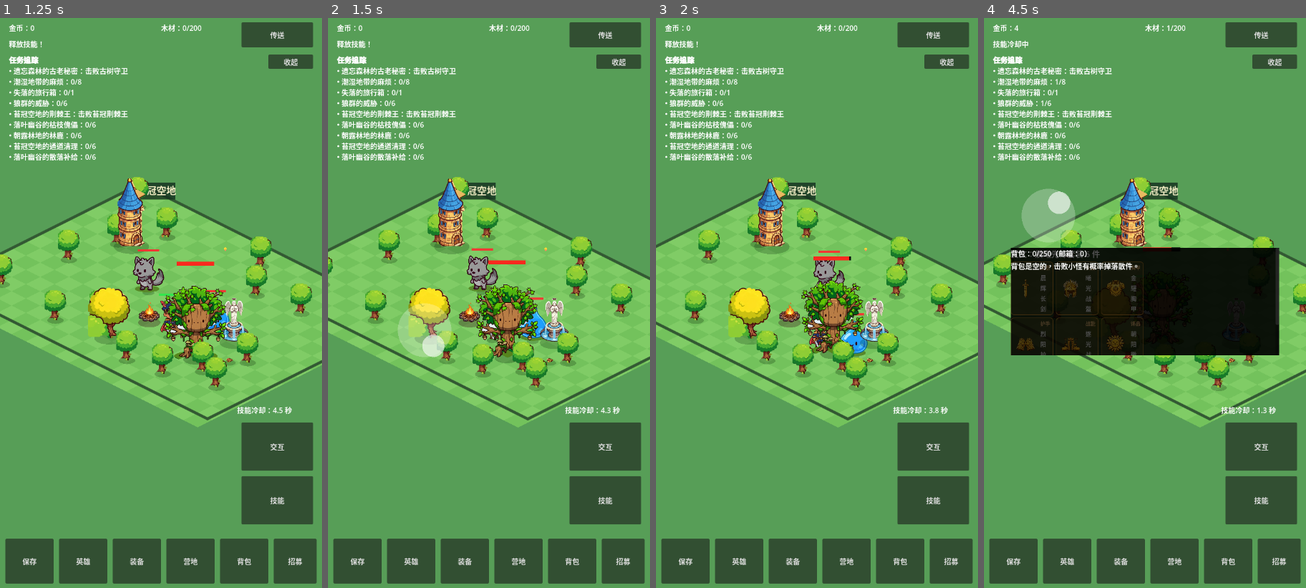
Above: before the commit, frames 1-4 (left to right).
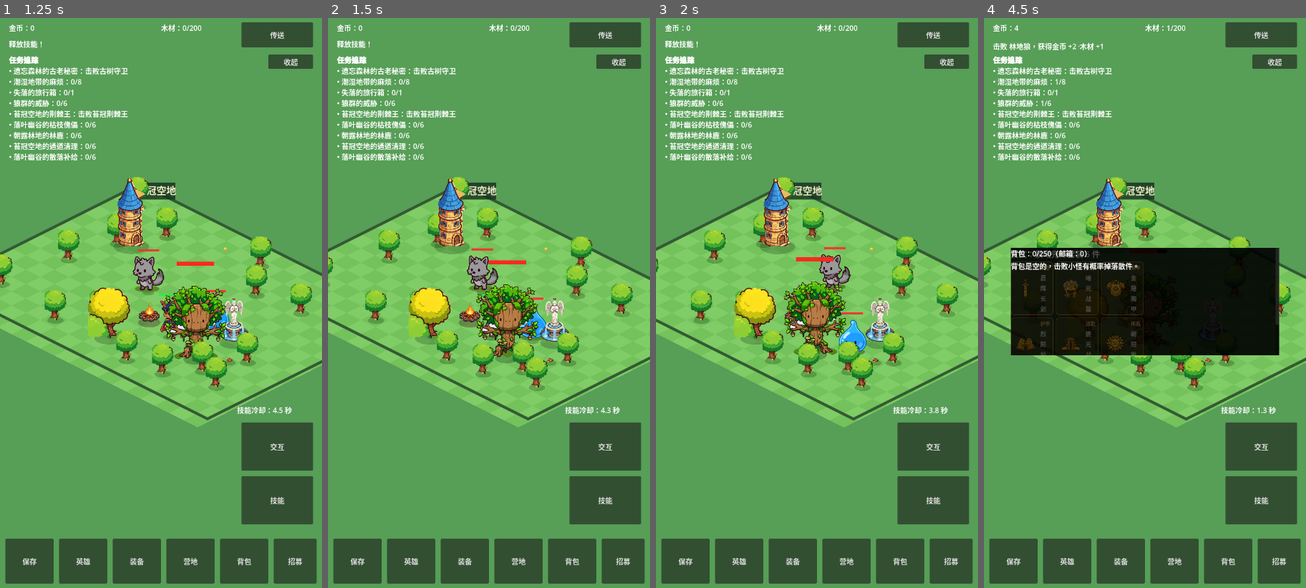
Above: after the commit, the same moments.

Repository: oneyi53/game
Game: Godot game, scene res://scenes/main.tscn
The game is run twice, just before and just after one commit, with the same random seed, the same clock (stepped at 60 frames per second) and the same inputs.
Inputs (mouse positions are in pixels of both pictures, inside the frame that each line leads up to):
- Up to frame 1 (1.25 s): tap Enter at 0.5 s; move the mouse to (231, 274) at 0.52 s; hold Right (ui_right) from 0.53 s (still down); tap E at 0.6 s; click (231, 274) at 0.67 s; tap Space at 0.77 s
- Up to frame 2 (1.5 s): release Right (ui_right) at 1.25 s; drag from (424, 331) to (472, 417) at 1.27 s
- Up to frame 3 (2 s): no input
- Up to frame 4 (4.5 s): move the mouse to (1177, 177) at 2.02 s; hold Right (ui_right) 2.03-2.75 s; tap Q at 2.1 s; click (1177, 177) at 2.17 s; drag from (1128, 417) to (1048, 217) at 2.77 s; move the mouse to (1241, 388) at 3.52 s; hold Left (ui_left) 3.53-4.25 s; tap B at 3.6 s; click (1241, 388) at 3.67 s; tap Space at 3.77 s; drag from (1048, 217) to (1096, 160) at 4.27 s

Frame 1 is identical in both runs. In frame 2, 2.6% of the frame differs, in the area x 0-95%, y 28-71%; in frame 3, 10%, in the area x 0-100%, y 27-72%; in frame 4, 10%.

Commit message:
feat: enable full-screen floating joystick on unhandled areas

Diff:
--- a/scripts/ui/virtual_joystick.gd
+++ b/scripts/ui/virtual_joystick.gd
@@ -1,11 +1,10 @@
 class_name HeroVirtualJoystick
 extends Control
 
-# Dynamic virtual joystick: the base appears at the initial press point
-# in the lower-left movement area, follows that touch until release,
-# and disappears when released. Mouse input mirrors touch for desktop tests.
+# Full-screen floating joystick. A press on any unhandled/empty screen
+# area creates the joystick at that point. Interactive UI controls get
+# first refusal through GUI input; only the originating pointer drives it.
 
-const DEAD_ZONE: float = 0.12
 const RADIUS: float = 60.0
 const KNOB_RADIUS: float = 25.0
 const KNOB_TRAVEL: float = 40.0
@@ -13,6 +12,7 @@
 var vector: Vector2 = Vector2.ZERO
 var dragging: bool = false
 var touch_index: int = -1
+var mouse_dragging: bool = false
 var touch_origin: Vector2 = Vector2.ZERO
 
 func _ready() -> void:
@@ -20,39 +20,45 @@
     set_process_input(true)
     queue_redraw()
 
+# Start only after GUI controls have had a chance to consume the press.
+func _unhandled_input(event: InputEvent) -> void:
+    if event is InputEventScreenTouch and event.pressed and not dragging:
+        dragging = true
+        touch_index = event.index
+        mouse_dragging = false
+        touch_origin = event.position
+        _update_vector(event.position)
+        get_viewport().set_input_as_handled()
+    elif event is InputEventMouseButton and event.button_index == MOUSE_BUTTON_LEFT and event.pressed and not dragging:
+        dragging = true
+        touch_index = -1
+        mouse_dragging = true
+        touch_origin = event.position
+        _update_vector(event.position)
+        get_viewport().set_input_as_handled()
+
+# Once started, track and release globally so leaving the original point
+# or control bounds cannot leave a stale movement vector behind.
 func _input(event: InputEvent) -> void:
     if event is InputEventScreenTouch:
-        if event.pressed and not dragging and _is_movement_area(event.position):
-            dragging = true
-            touch_index = event.index
-            touch_origin = event.position
-            _update_vector(event.position)
-            get_viewport().set_input_as_handled()
-        elif not event.pressed and dragging and event.index == touch_index:
+        if dragging and not mouse_dragging and event.index == touch_index and not event.pressed:
             _end_drag()
             get_viewport().set_input_as_handled()
     elif event is InputEventScreenDrag:
-        if dragging and event.index == touch_index:
+        if dragging and not mouse_dragging and event.index == touch_index:
             _update_vector(event.position)
             get_viewport().set_input_as_handled()
     elif event is InputEventMouseButton and event.button_index == MOUSE_BUTTON_LEFT:
-        if event.pressed and not dragging and _is_movement_area(event.position):
-            dragging = true
-            touch_index = -1
-            touch_origin = event.position
-            _update_vector(event.position)
-            get_viewport().set_input_as_handled()
-        elif not event.pressed and dragging and touch_index == -1:
+        if dragging and mouse_dragging and not event.pressed:
             _end_drag()
             get_viewport().set_input_as_handled()
-    elif event is InputEventMouseMotion and dragging and touch_index == -1:
+    elif event is InputEventMouseMotion and dragging and mouse_dragging:
         _update_vector(event.position)
         get_viewport().set_input_as_handled()
 
-func _is_movement_area(pos: Vector2) -> bool:
-    var viewport_size: Vector2 = get_viewport_rect().size
-    # Reserve the right side for action buttons and the upper band for HUD.
-    return pos.x <= viewport_size.x * 0.62 and pos.y >= viewport_size.y * 0.32
+func _notification(what: int) -> void:
+    if what == NOTIFICATION_WM_WINDOW_FOCUS_OUT:
+        _end_drag()
 
 func _update_vector(pos: Vector2) -> void:
     var offset: Vector2 = pos - touch_origin
@@ -64,6 +70,7 @@
 func _end_drag() -> void:
     dragging = false
     touch_index = -1
+    mouse_dragging = false
     vector = Vector2.ZERO
     queue_redraw()
 
